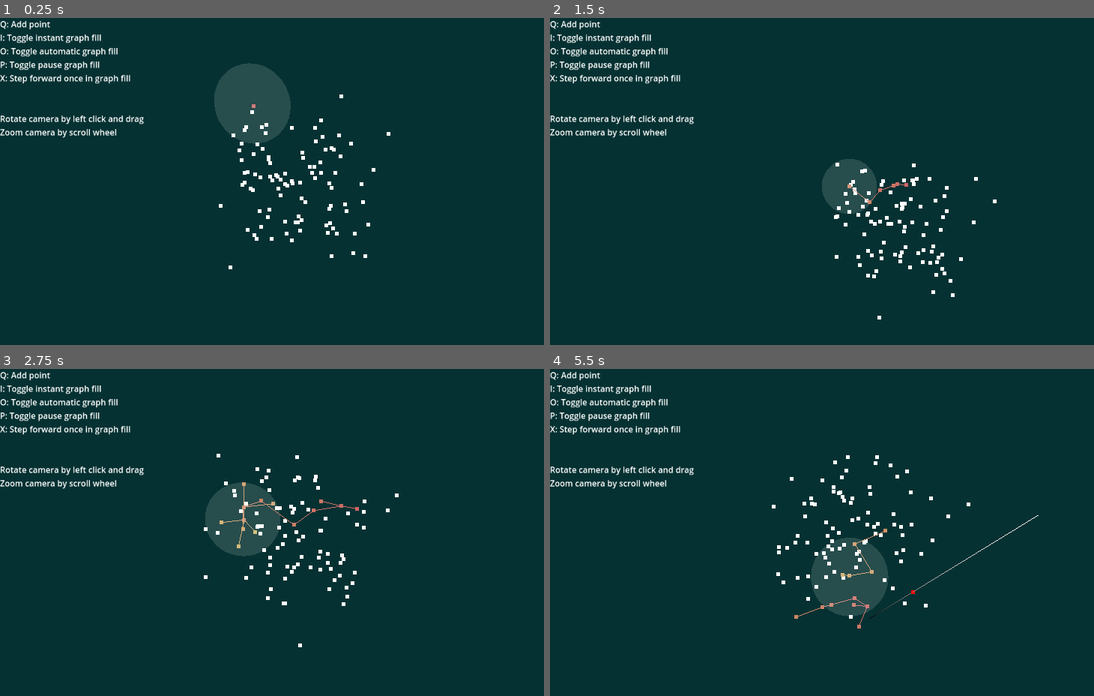
Above: before the commit, frames 1-4 (two rows, left to right).
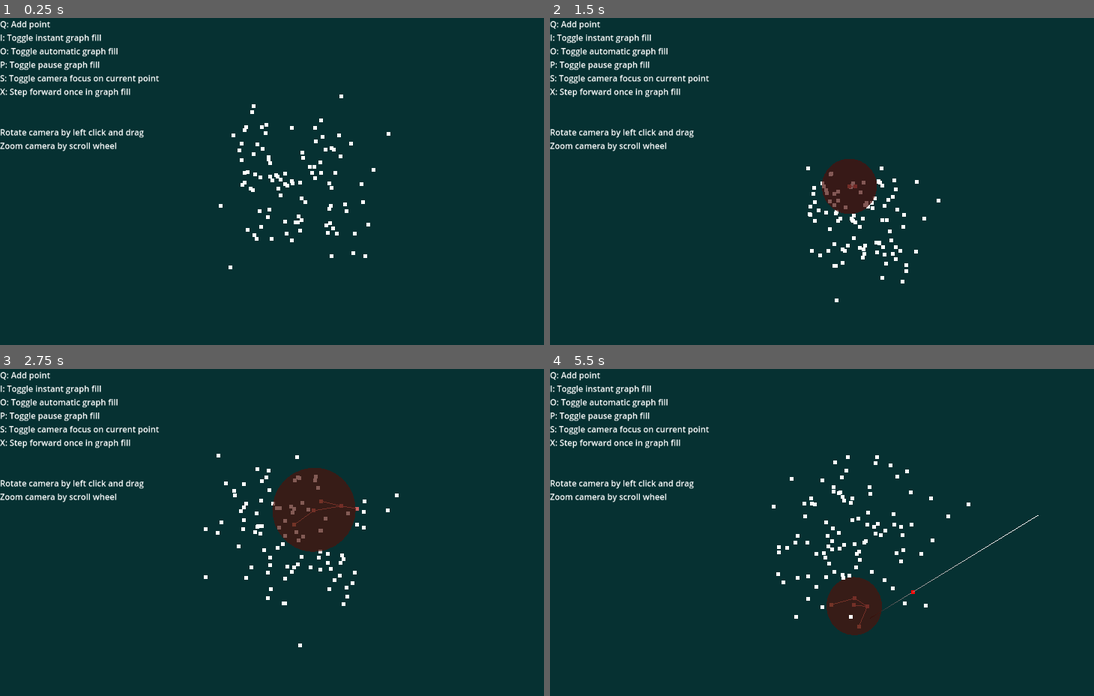
Above: after the commit, the same moments.

Repository: Homshnogen/Unit-Disk-Graph-3D
Game: Godot game, scene res://main.tscn
Two runs of this game, one before a commit and one after it. Both use one fixed random seed, a clock stepped at 60 frames per second and the inputs below.
Inputs (mouse positions are in pixels of both pictures, inside the frame that each line leads up to):
- Up to frame 1 (0.25 s): no input
- Up to frame 2 (1.5 s): move the mouse to (979, 168) at 0.52 s; hold X (step_forward) 0.53-1.25 s; tap S (sphere_view) at 0.6 s; click (979, 168) at 0.67 s; drag from (729, 204) to (822, 253) at 1.27 s
- Up to frame 3 (2.75 s): tap Enter at 2 s; move the mouse to (359, 463) at 2.02 s; press the mouse at (359, 463) at 2.03 s; hold X (step_forward) from 2.03 s (still down); tap S (sphere_view) at 2.3 s
- Up to frame 4 (5.5 s): release X (step_forward) at 2.75 s; release the mouse at (909, 463) at 2.75 s; tap R (reset_points) at 2.75 s; drag from (822, 604) to (669, 486) at 2.77 s; move the mouse to (1028, 588) at 3.52 s; tap Q (place_point) at 3.6 s; click (1028, 588) at 3.67 s; tap S (sphere_view) at 3.8, 5.3 s; drag from (669, 486) to (762, 454) at 4.27 s; move the mouse to (881, 535) at 5.02 s; tap K (test) at 5.1 s; click (881, 535) at 5.17 s

The runs differ from the first frame. In frame 1, 4.2% of the frame differs, in the area x 0-54%, y 13-41%; in frame 2, 4.0%; in frame 3, 6.9%, in the area x 0-66%, y 17-58%; in frame 4, 4.7%.

Commit message:
added color to hint sphere

Diff:
--- a/GimbalCamera.gd
+++ b/GimbalCamera.gd
@@ -128,13 +128,11 @@
 			var node : Node3D = $CameraRotate/CameraElevate/Camera3D
 			node.transform = node.transform.translated_local(Vector3(0.0, 0.0, -0.05))
 			local_camera_distance -= 0.05
-			print(local_camera_distance)
 	elif event is InputEventMouseButton and event.button_index == MOUSE_BUTTON_WHEEL_DOWN:
 		if local_camera_distance < 1.5 :
 			var node : Node3D = $CameraRotate/CameraElevate/Camera3D
 			node.transform = node.transform.translated_local(Vector3(0.0, 0.0, 0.05))
 			local_camera_distance += 0.05
-			print(local_camera_distance)
 	elif Input.is_action_just_pressed("test") :
 		if place_hint_vertices :
 			var mouse := get_viewport().get_mouse_position()
@@ -145,10 +143,10 @@
 		sphere_view = !sphere_view
 		if sphere_view :
 			reparent(get_node("/root/Main/PointCloud/Sphere"))
-			position = Vector3i.ZERO
+			position = Vector3.ZERO
 		else :
 			reparent(get_node("/root/Main"))
-			position = Vector3i.ZERO
+			position = Vector3.ZERO
 	pass
 
 func rotate_camera(angle : float):
--- a/PointCloud.gd
+++ b/PointCloud.gd
@@ -10,7 +10,7 @@
 var colors : PackedColorArray
 var point_cloud_mesh : MeshInstance3D
 var sphere : Node3D
-var sphere_mesh : MeshInstance3D
+var sphere_material : StandardMaterial3D
 
 var cells : Dictionary # (Vector3i, Cell)
 
@@ -24,7 +24,8 @@
 # Called when the node enters the scene tree for the first time.
 func _ready():
 	sphere = $Sphere
-	sphere_mesh = $Sphere/MeshInstance3D
+	var sphere_mesh : MeshInstance3D = $Sphere/MeshInstance3D
+	sphere_material = sphere_mesh.mesh.surface_get_material(0)
 	scale = Vector3(1/scalef, 1/scalef, 1/scalef)
 	bfs_state = bfs_Controller.new()
 	reset_points()
@@ -40,7 +41,7 @@
 
 var compound_time := 0.0
 # maybe make this into enum state (paused, auto, instant)
-var bfs_tick := 0.125
+var bfs_tick := 0.375
 
 func _process(delta):
 	match GlobalState.state:
@@ -65,7 +66,6 @@
 	bfs(bfs_state)
 
 func setup_search(): # organizes vertices into unit grid cells which are aware of their neighbors
-	sphere.visible = false
 	cells.clear()
 	for i in range(vertices.size()):
 		var point := vertices[i]
@@ -92,6 +92,11 @@
 		cell.points.append(i)
 
 func bfs(state : bfs_Controller):
+	sphere.visible = false
+	sphere.position = Vector3.ZERO
+	sphere_material.albedo_color.h = 1.0
+	sphere_material.albedo_color.s = 1.0
+	sphere_material.albedo_color.v = 1.0
 	setup_search()
 	var bfs_points := []
 	for i in range(vertices.size()) :
@@ -103,6 +108,8 @@
 	if !state.running :
 		return
 	sphere.visible = true
+	sphere_material.albedo_color.s = 0.8
+	sphere_material.albedo_color.v = 0.3
 	while (!bfs_points.is_empty()) :
 		if bfs_queue.is_empty() :
 			bfs_queue.push_back(bfs_points.pop_back())
@@ -110,6 +117,7 @@
 			colori += 1.0
 		var point := vertices[bfs_queue[0]]
 		sphere.position = point
+		sphere_material.albedo_color.h = colors[bfs_queue[0]].h
 		await bfs_next
 		if !state.running :
 			return
@@ -162,6 +170,10 @@
 			#cells.erase(cell.key)
 		bfs_queue.pop_front()
 	sphere.visible = false
+	sphere.position = Vector3.ZERO
+	sphere_material.albedo_color.h = 1.0
+	sphere_material.albedo_color.s = 1.0
+	sphere_material.albedo_color.v = 1.0
 	state.running = false
 
 func update_mesh():
--- a/main.tscn
+++ b/main.tscn
@@ -56,6 +56,7 @@
 I: Toggle instant graph fill
 O: Toggle automatic graph fill
 P: Toggle pause graph fill
+S: Toggle camera focus on current point
 X: Step forward once in graph fill
 
 
--- a/sphere_material_3d.tres
+++ b/sphere_material_3d.tres
@@ -5,4 +5,4 @@
 shading_mode = 0
 specular_mode = 2
 vertex_color_use_as_albedo = true
-albedo_color = Color(1, 1, 1, 0.133333)
+albedo_color = Color(1, 1, 1, 0.694118)
